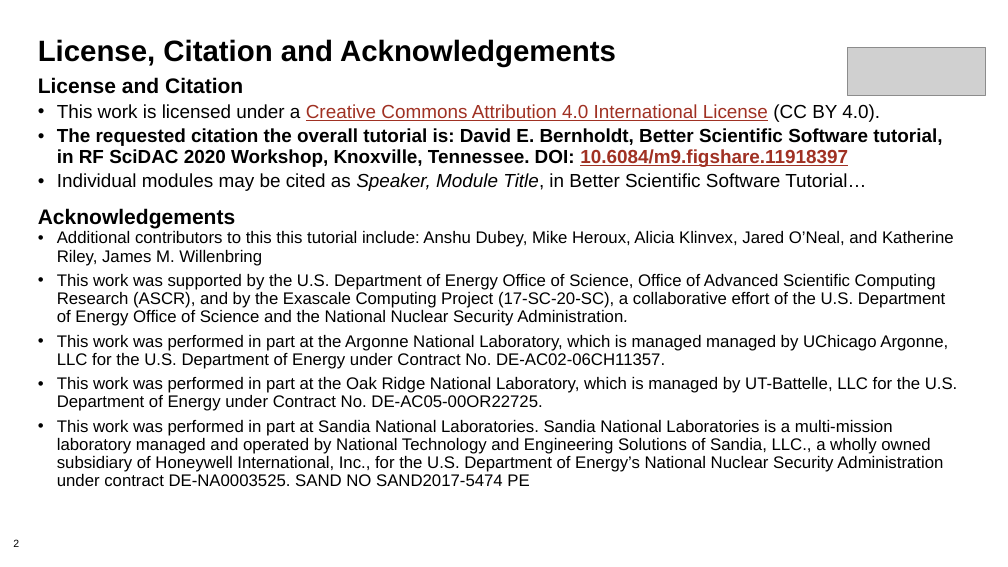
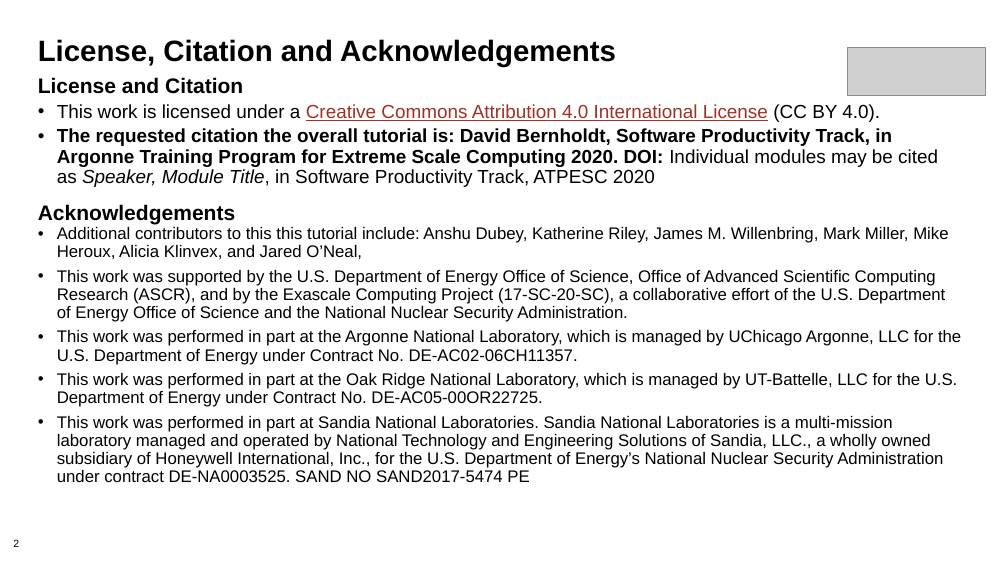
Before and after one commit to betterscientificsoftware/bssw-tutorial, a slide deck: slide 2 of presentations/05-testing.pptx. Drawn at 1008x567 pixels with LibreOffice and Linux fonts; fonts in the diff are those of the drawing; grey boxes stand for pictures; background and template pictures are left out. Boxes give left, top, right and bottom in pixels: in the first picture for what was removed or moved away, otherwise in the second. Text is boxed around its words. In the diff, an @@ line names an element or a change of style, - is before the commit and + after.

Commit message:
modified the licensing slide to reflect this tutorial and finished work on refactoring presentation

```diff
--- a/presentations/05-testing.pptx
+++ b/presentations/05-testing.pptx
@@ text at <box>57,128,938,187</box>: text changed @@
-• The requested citation the overall tutorial is: David E. Bernholdt, Better Scientific Software tutorial, in RF SciDAC 2020 Workshop, Knoxville, Tennessee. DOI: 10.6084/m9.figshare.11918397
-• Individual modules may be cited as Speaker, Module Title, in Better Scientific Software Tutorial…
+• The requested citation the overall tutorial is: David Bernholdt, Software Productivity Track, in Argonne Training Program for Extreme Scale Computing 2020. DOI: Individual modules may be cited as Speaker, Module Title, in Software Productivity Track, ATPESC 2020
@@ text at <box>57,227,948,259</box>: text changed @@
-• Additional contributors to this this tutorial include: Anshu Dubey, Mike Heroux, Alicia Klinvex, Jared O’Neal, and Katherine Riley, James M. Willenbring
+• Additional contributors to this this tutorial include: Anshu Dubey, Katherine Riley, James M. Willenbring, Mark Miller, Mike Heroux, Alicia Klinvex, and Jared O’Neal,
@@ text at <box>57,330,961,365</box>: text changed @@
-• This work was performed in part at the Argonne National Laboratory, which is managed managed by UChicago Argonne, LLC for the U.S. Department of Energy under Contract No. DE-AC02-06CH11357.
+• This work was performed in part at the Argonne National Laboratory, which is managed by UChicago Argonne, LLC for the U.S. Department of Energy under Contract No. DE-AC02-06CH11357.
```
Also in this commit, not shown: 5 other slides changed, 1 slide added, 1 other file.
